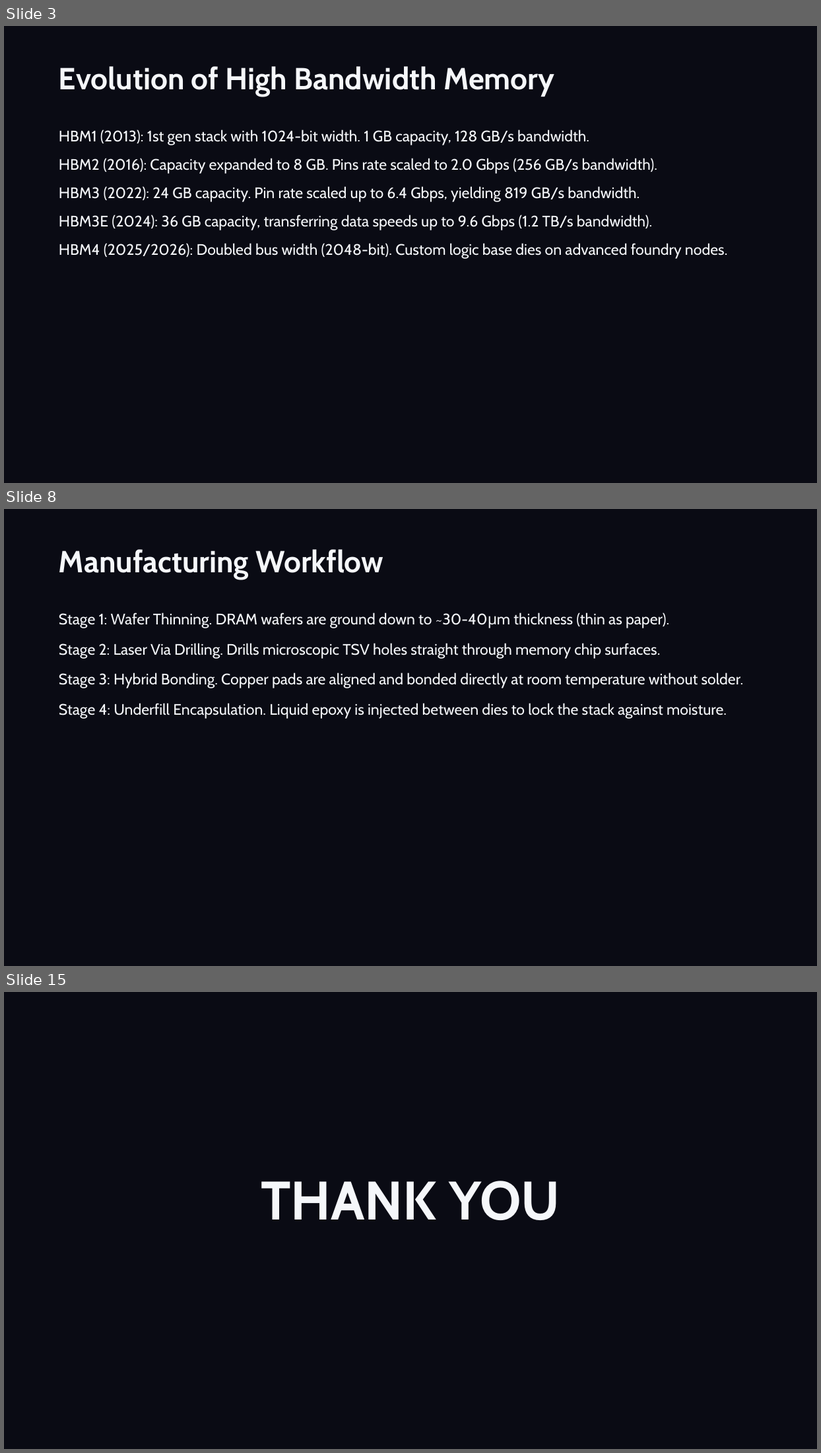
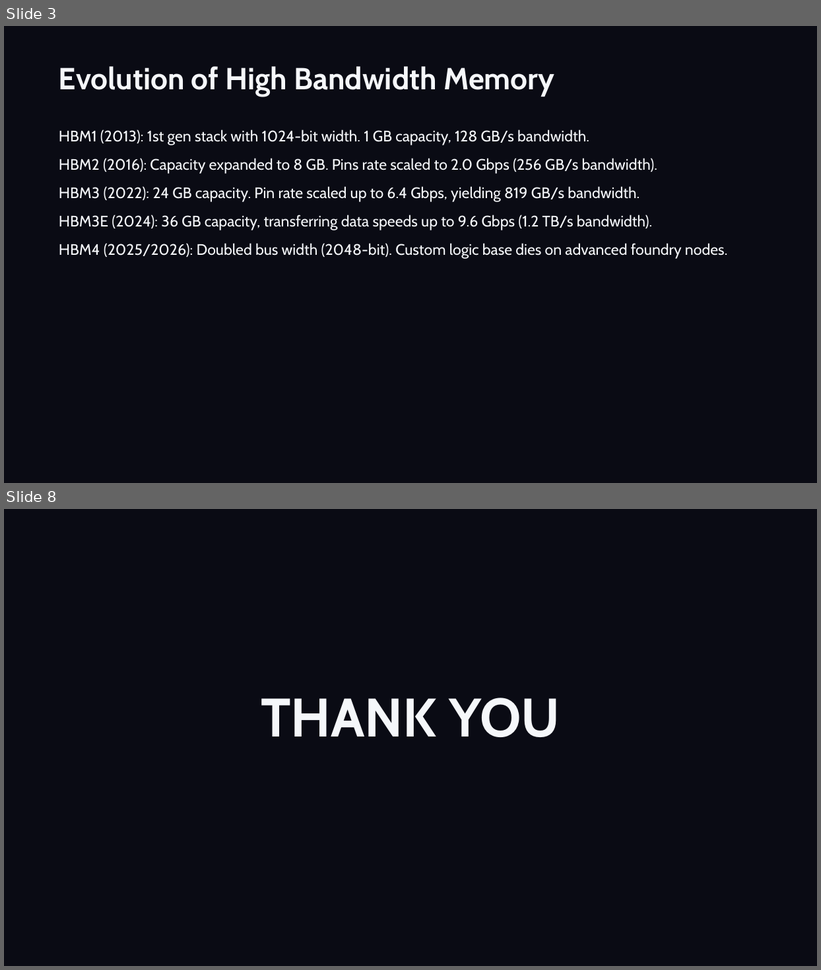
Before and after one commit to jaiAkash1209/Ecube-ppt, a slide deck: HBM4_HBM4E_Showcase.pptx. Shown one above the other, each under a label of ours: slides 3, 8 and 15 before the commit, slides 3 and 8 after it; the slides between them are not shown. The pictures are 821x1453 and 821x970 pixels, drawn with LibreOffice and Linux fonts; fonts in the diff are those of the drawing. Boxes give left, top, right and bottom in pixels: in the first picture for what was removed or moved away, otherwise in the second. Text is boxed around its words. In the diff, an @@ line names an element or a change of style, - is before the commit and + after.

```diff
--- a/HBM4_HBM4E_Showcase.pptx
+++ b/HBM4_HBM4E_Showcase.pptx
@@ slide 8 removed at box(4, 509, 817, 966), background #0A0B14 @@
@@ text removed at box(59, 549, 384, 580) @@
-Manufacturing Workflow
@@ text removed at box(59, 613, 744, 719) @@
-Stage 1: Wafer Thinning. DRAM wafers are ground down to ~30-40μm thickness (thin as paper).
-Stage 2: Laser Via Drilling. Drills microscopic TSV holes straight through memory chip surfaces.
-Stage 3: Hybrid Bonding. Copper pads are aligned and bonded directly at room temperature without solder.
-Stage 4: Underfill Encapsulation. Liquid epoxy is injected between dies to lock the stack against moisture.
@@ what was slide 15 is now slide 8 @@
```
Also in this commit, not shown: 1 slide changed, 3 slides added, 9 other slides removed, 4 other files.
